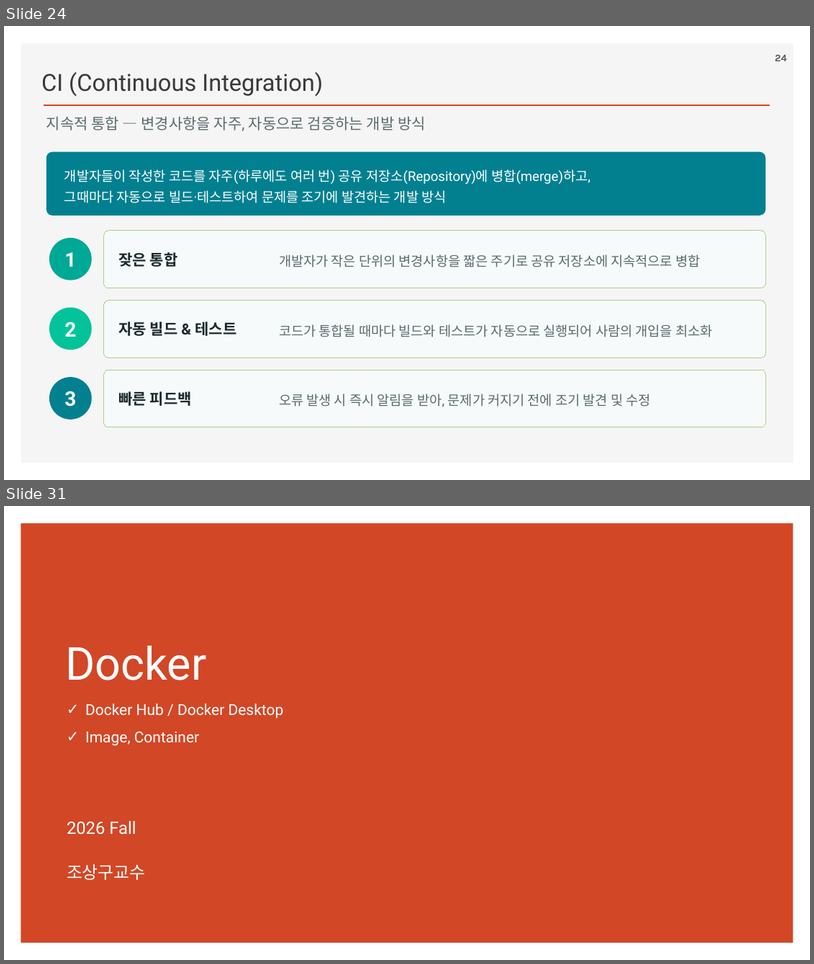
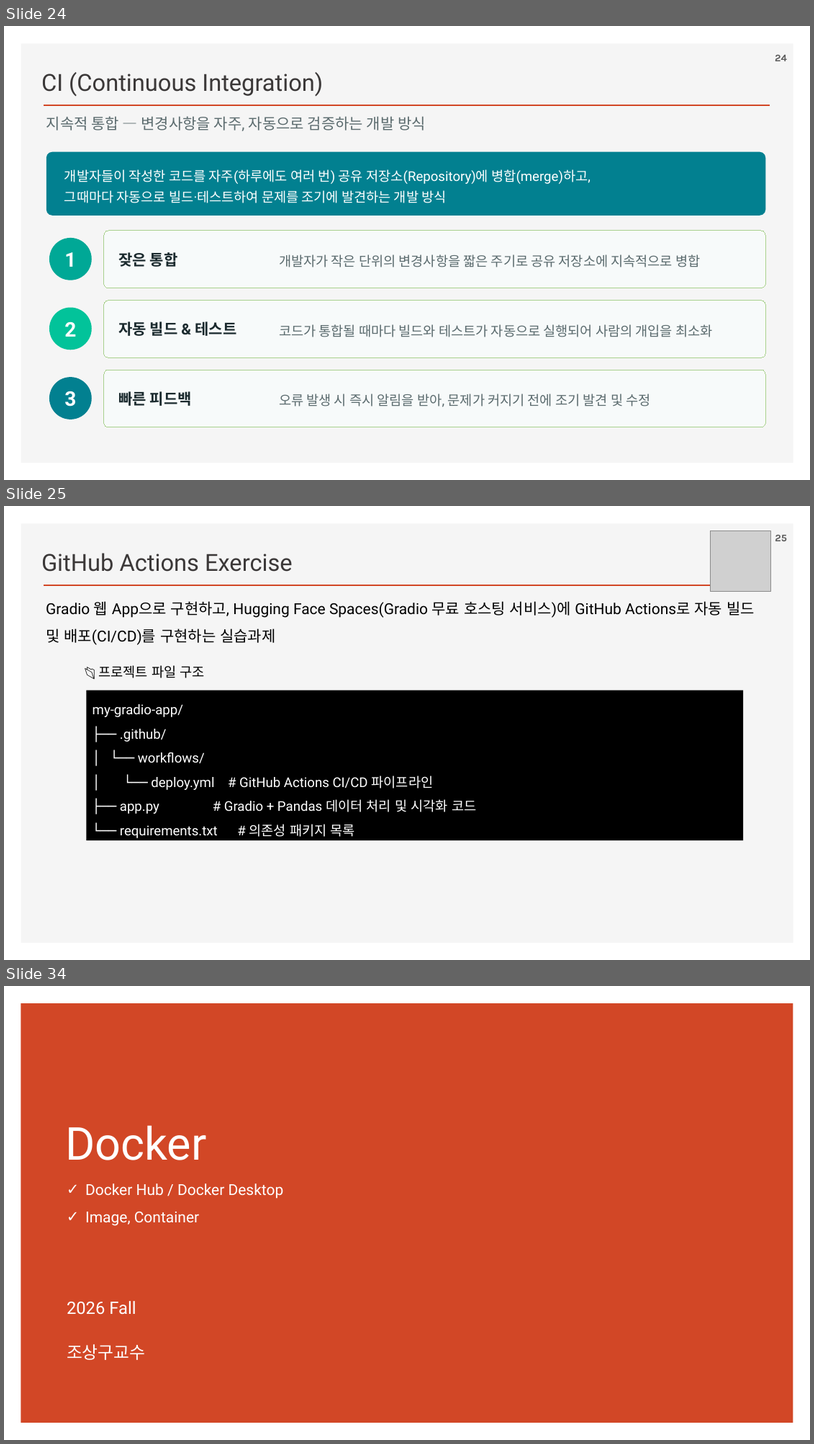
Before and after one commit to ancestor9/2026_Fall_Application-Deployment, a slide deck: App Deployment.pptx. Shown one above the other, each under a label of ours: slides 24 and 31 before the commit, slides 24, 25 and 34 after it; the slides between them are not shown. The pictures are 814x964 and 814x1444 pixels, drawn with LibreOffice and Linux fonts; fonts in the diff are those of the drawing; grey boxes stand for pictures; background and template pictures are left out. Boxes give left, top, right and bottom in pixels: in the first picture for what was removed or moved away, otherwise in the second. Text is boxed around its words. In the diff, an @@ line names an element or a change of style, - is before the commit and + after.

```diff
--- a/App Deployment.pptx
+++ b/App Deployment.pptx
@@ slide 25 added at (4,506,810,960), background #FFFFFF; not listed: 2 template elements that a slide beside it also shows @@
@@ picture added at (711,530,772,591) @@
@@ page number added at (775,535,787,541), 12 pt, text #595959, bold @@
+25
@@ text added at (41,553,293,572), 28 pt, text #3B3838 @@
+GitHub Actions Exercise
@@ text added at (46,601,755,645), 18 pt, text #000000 @@
+Gradio 웹 App으로 구현하고, Hugging Face Spaces(Gradio 무료 호스팅 서비스)에 GitHub Actions로 자동 빌드 및 배포(CI/CD)를 구현하는 실습과제
@@ text added at (99,665,205,678), 16 pt, text #000000 @@
+📂 프로젝트 파일 구조
@@ rectangle added at (86,690,743,840), fill #000000, 16 pt, text #FFFFFF @@
+my-gradio-app/
+├── .github/
+│ └── workflows/
+│ └── deploy.yml # GitHub Actions CI/CD 파이프라인
+├── app.py # Gradio + Pandas 데이터 처리 및 시각화 코드
+└── requirements.txt # 의존성 패키지 목록
@@ what was slide 31 is now slide 34 @@
```
Also in this commit, not shown: 2 slides changed, 2 other slides added.
